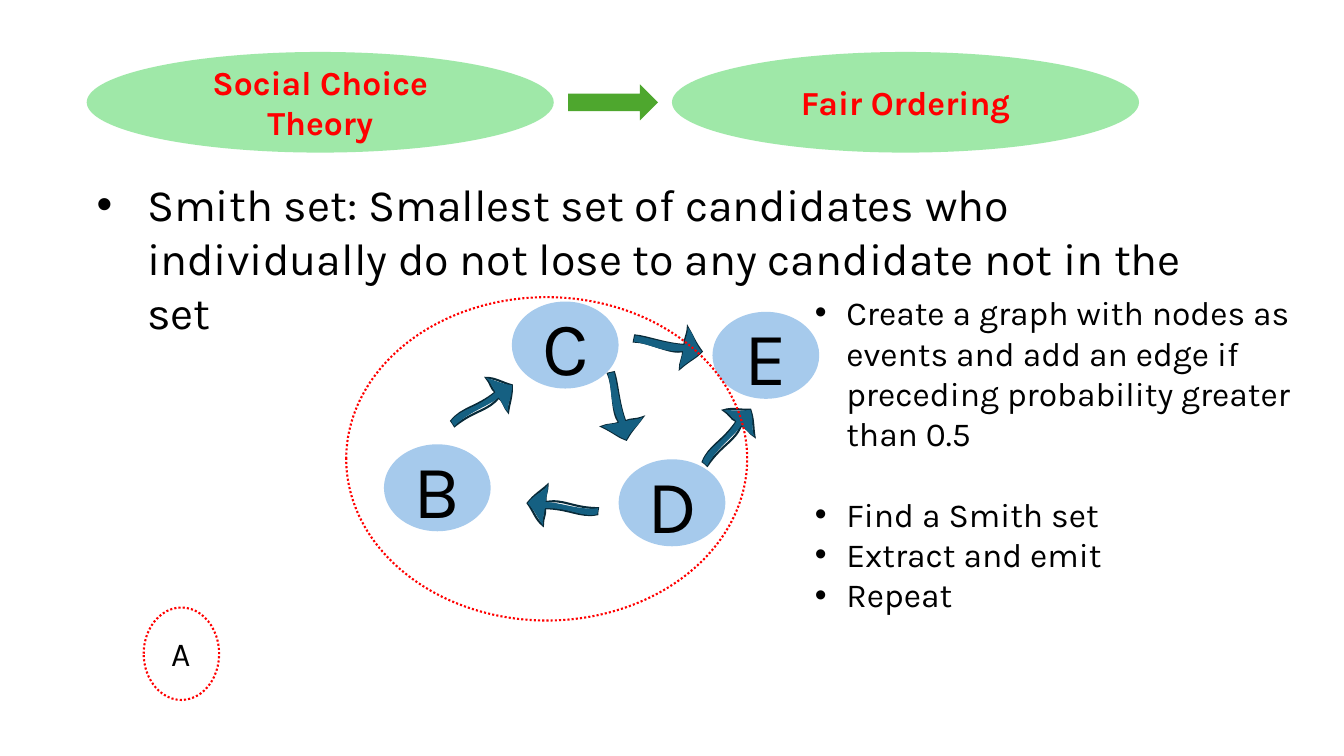
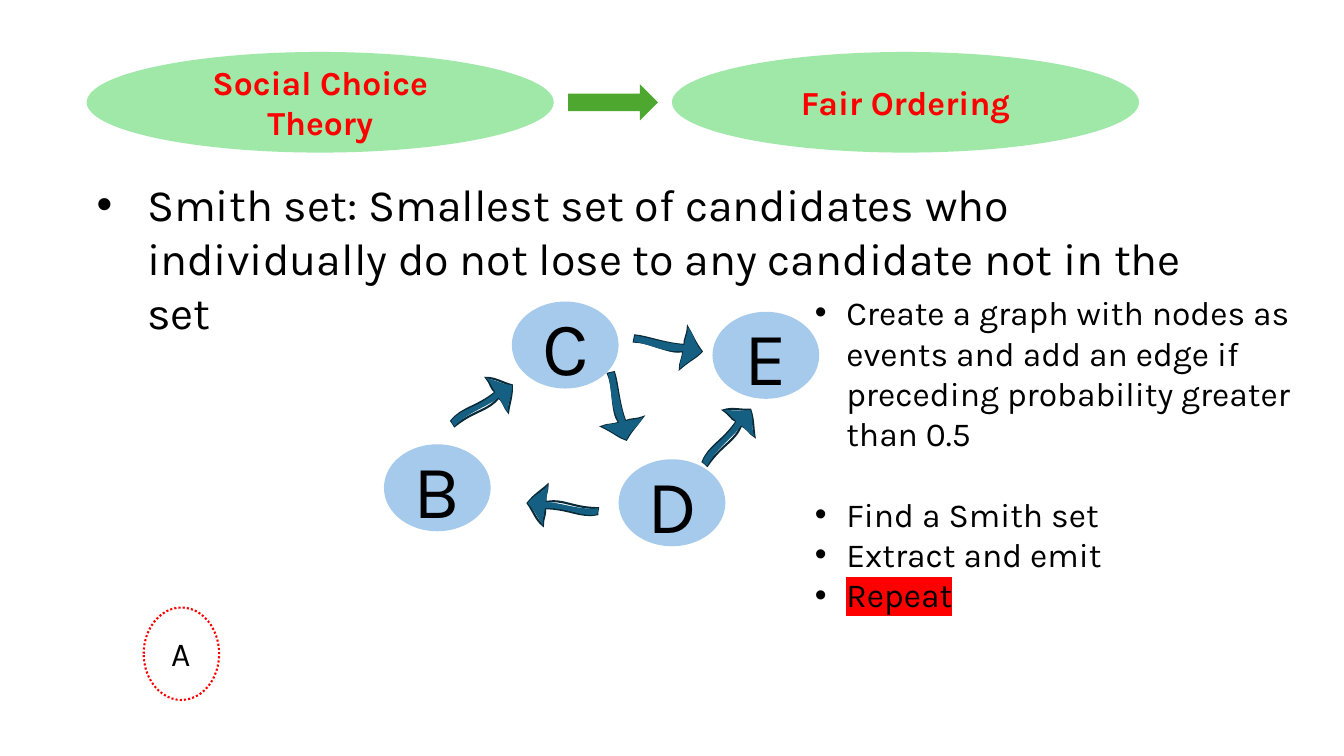
Before and after one commit to HaseebLUMS/Onyx-Presentation, a slide deck: slide 153 of thesis-latency-fairness.pptx. Drawn at 1344x756 pixels with LibreOffice and Linux fonts; fonts in the diff are those of the drawing. Boxes give left, top, right and bottom in pixels: in the first picture for what was removed or moved away, otherwise in the second. Text is boxed around its words. In the diff, an @@ line names an element or a change of style, - is before the commit and + after.

```diff
--- a/thesis-latency-fairness.pptx
+++ b/thesis-latency-fairness.pptx
@@ ellipse removed at [347,297,748,621] @@
@@ text at [846,586,952,615]: highlight none to #FF0000 in "Repeat" @@
```
Also in this commit, not shown: 7 other slides changed, 1 slide added.
